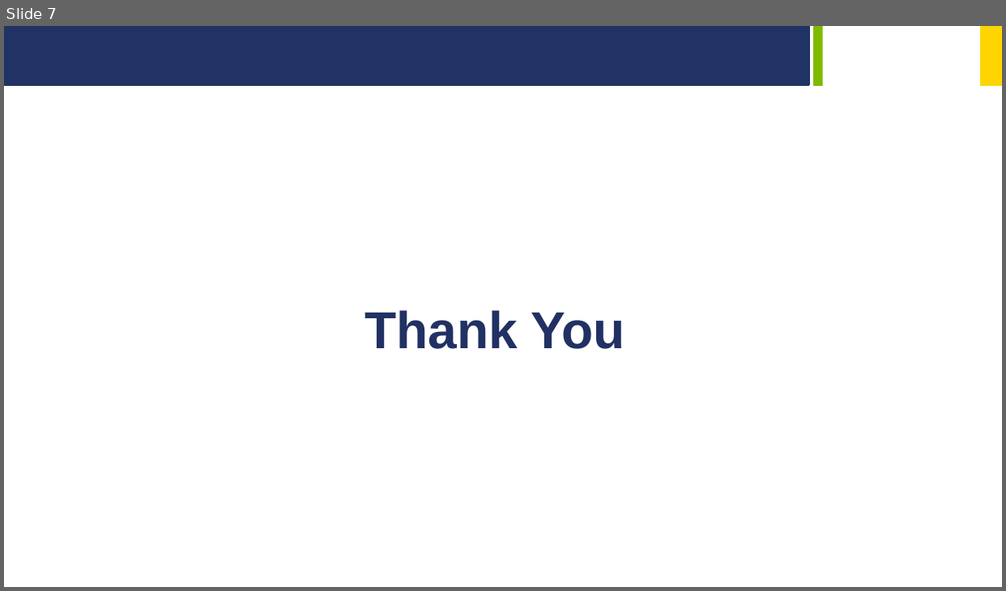
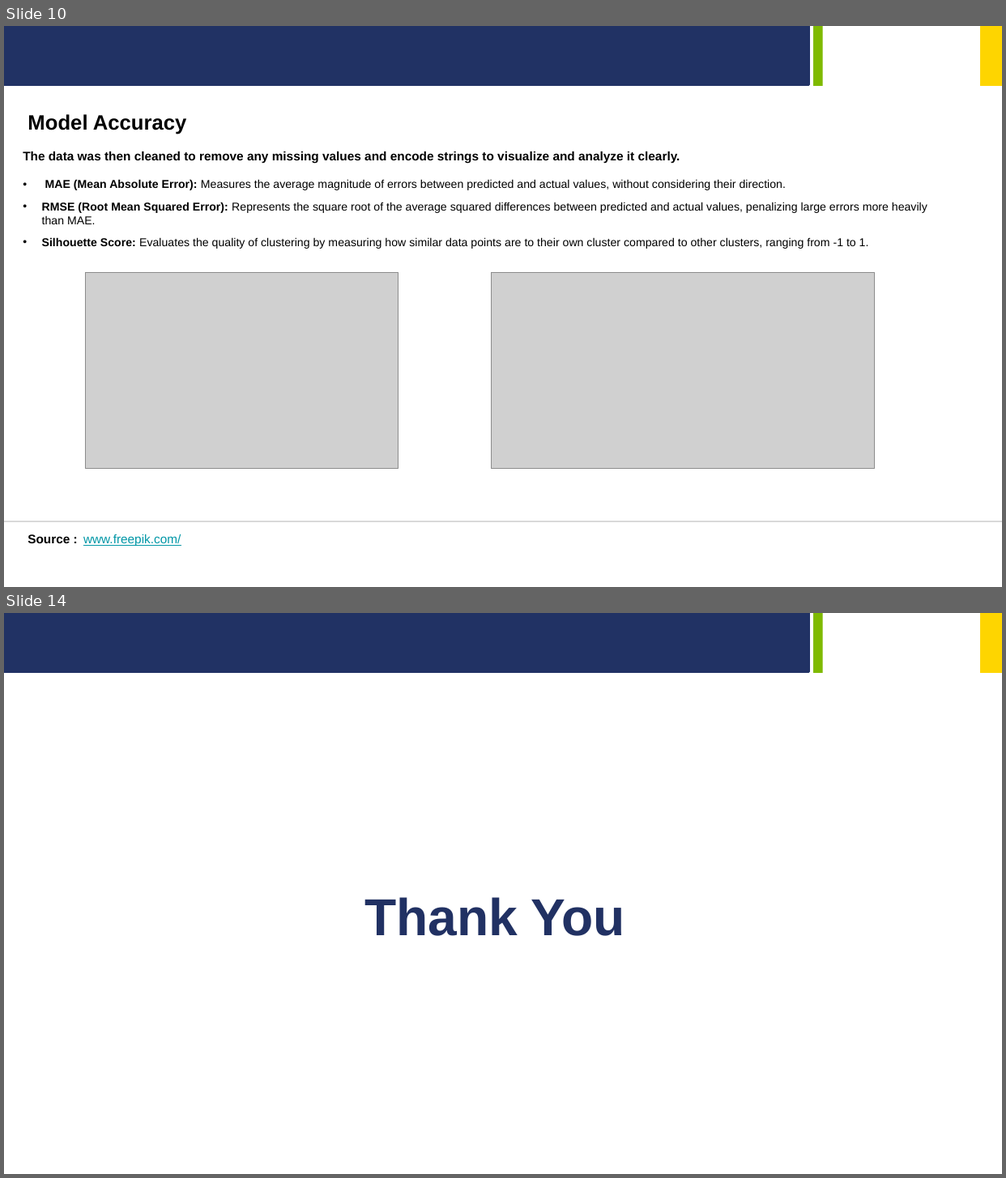
Before and after one commit to MrSaltyFish/gskillsWorkshopAI, a slide deck: finalProject/GreenSkills-AI-Case-Study.pptx. Shown one above the other, each under a label of ours: slide 7 before the commit, slides 10 and 14 after it; the slides between them are not shown. The pictures are 1006x591 and 1006x1178 pixels, drawn with LibreOffice and Linux fonts; fonts in the diff are those of the drawing; grey boxes stand for pictures; background and template pictures are left out. Boxes give left, top, right and bottom in pixels: in the first picture for what was removed or moved away, otherwise in the second. Text is boxed around its words. In the diff, an @@ line names an element or a change of style, - is before the commit and + after.

```diff
--- a/finalProject/GreenSkills-AI-Case-Study.pptx
+++ b/finalProject/GreenSkills-AI-Case-Study.pptx
@@ slide 10 added at [4,26,1002,587], background #FFFFFF; not listed: 3 template elements that a slide beside it also shows @@
@@ text added at [27,114,187,135], 20 pt, text #000000, bold @@
+Model Accuracy
@@ text added at [23,152,927,249], 11 pt, text #000000 @@
+The data was then cleaned to remove any missing values and encode strings to visualize and analyze it clearly.
+• MAE (Mean Absolute Error): Measures the average magnitude of errors between predicted and actual values, without considering their direction.
+• RMSE (Root Mean Squared Error): Represents the square root of the average squared differences between predicted and actual values, penalizing large errors more heavily than MAE.
+• Silhouette Score: Evaluates the quality of clustering by measuring how similar data points are to their own cluster compared to other clusters, ranging from -1 to 1.
@@ picture added at [86,273,398,468] @@
@@ picture added at [492,273,876,469] @@
@@ line added from (4, 522) to (1002, 522), #D9D9D9 1 pt @@
@@ text added at [27,535,70,544], 12 pt, text #000000, bold @@
+Source :
@@ text added at [83,535,181,547], 12 pt, text #0097A7, underline @@
+www.freepik.com/
@@ what was slide 7 is now slide 14 @@
```
Also in this commit, not shown: 3 slides changed, 7 other slides added, 1 slide removed, 13 other files.
